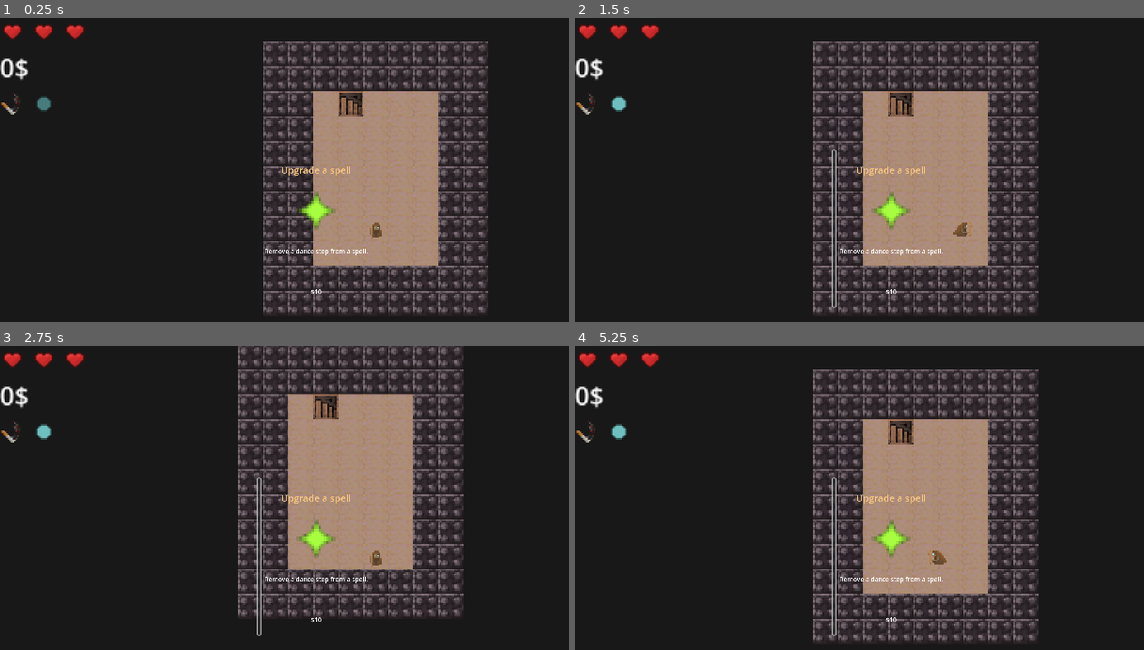
Above: before the commit, frames 1-4 (two rows, left to right).
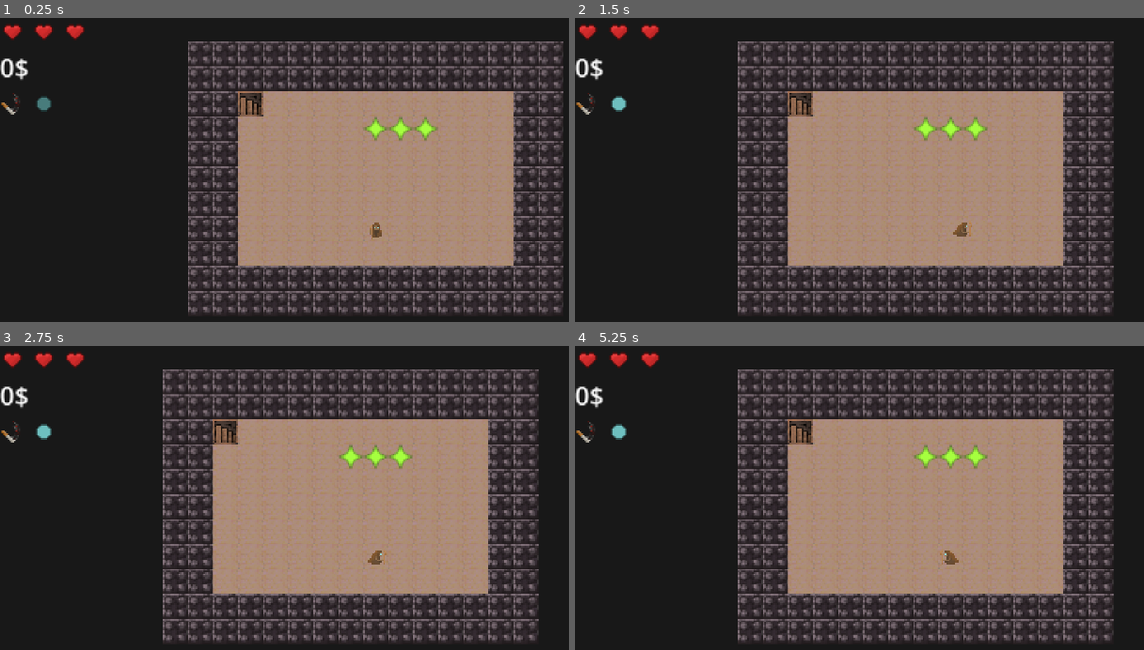
Above: after the commit, the same moments.

Repository: beppep/newDanceMage
Game: Godot game, scene res://main scene.tscn
Same seed, same stepped clock (60 frames per second), same inputs: the game is played once before the commit and once after it.
Inputs (mouse positions are in pixels of both pictures, inside the frame that each line leads up to):
- Up to frame 1 (0.25 s): no input
- Up to frame 2 (1.5 s): click (836, 227) at 0.52 s; tap Enter at 1.25 s; hold Right (move_right) from 1.28 s (still down); tap Space (move_nowhere) at 1.35 s
- Up to frame 3 (2.75 s): tap Space (move_nowhere) at 2, 2.1 s; release Right (move_right) at 2.03 s; hold S (move_down) from 2.03 s (still down)
- Up to frame 4 (5.25 s): tap Enter at 2.75, 4.25 s; release S (move_down) at 2.78 s; hold Right (move_right) 2.78-3.53 s; tap Space (move_nowhere) at 2.85, 3.5, 3.6, 4.35, 5, 5.1 s; hold W (move_up) 3.53-4.28 s; hold A (move_left) from 4.28 s (still down)

The runs differ from the first frame. In frame 1, 28% of the frame differs, in the area x 33-100%, y 7-98%; in frame 2, 28%; in frame 3, 35%, in the area x 28-95%, y 0-98%; in frame 4, 28%.

Commit message:
fix spell timmings a bit and add chess rooks etc

Diff:
--- /dev/null
+++ b/assets/resources/spells/magnet_spell.tres
@@ -0,0 +1,14 @@
+[gd_resource type="Resource" script_class="SpellResource" load_steps=4 format=3 uid="uid://cmchwjumjyrtq"]
+
+[ext_resource type="Texture2D" uid="uid://dgmqn4t5hauf6" path="res://assets/sprites/spells/magnet.png" id="1_veonq"]
+[ext_resource type="Script" uid="uid://bol1wrrtmnshn" path="res://scripts/SpellResource.gd" id="2_85q0r"]
+[ext_resource type="Script" uid="uid://vspekxsmlix0" path="res://scripts/spells/magnet_spell.gd" id="3_veonq"]
+
+[resource]
+script = ExtResource("2_85q0r")
+name = "Magnet"
+image = ExtResource("1_veonq")
+description = "Collect all nearby coins. Works even if the enemy is still alive."
+dance_length = 2
+spell_script = ExtResource("3_veonq")
+metadata/_custom_type_script = "uid://bol1wrrtmnshn"
--- a/main scene.tscn
+++ b/main scene.tscn
@@ -9,6 +9,8 @@
 [ext_resource type="Texture2D" uid="uid://57ta6mjg534o" path="res://assets/sprites/tiles/staircase.png" id="6_j008o"]
 [ext_resource type="PackedScene" uid="uid://cm2di112011s2" path="res://scenes/Player.tscn" id="6_sgb2t"]
 [ext_resource type="Texture2D" uid="uid://b6tbvcewt1oj2" path="res://assets/sprites/tiles/diamond.png" id="7_aovjg"]
+[ext_resource type="Texture2D" uid="uid://bxb3i4d6d082o" path="res://assets/sprites/tiles/white.png" id="7_v7vy4"]
+[ext_resource type="Texture2D" uid="uid://c5ugh0410ghil" path="res://assets/sprites/tiles/black.png" id="8_7bxi3"]
 [ext_resource type="Texture2D" uid="uid://clleiojhorbc1" path="res://assets/sprites/ui/heart.png" id="8_52ei1"]
 [ext_resource type="PackedScene" uid="uid://b1r37xlv72lnf" path="res://main_ui.tscn" id="9_c1o4b"]
 [ext_resource type="Texture2D" uid="uid://u0kthw8kmx5w" path="res://assets/sprites/particles/coin.png" id="9_v7vy4"]
@@ -35,12 +37,22 @@
 texture = ExtResource("6_j008o")
 0:0/0 = 0
 
+[sub_resource type="TileSetAtlasSource" id="TileSetAtlasSource_j008o"]
+texture = ExtResource("7_v7vy4")
+0:0/0 = 0
+
+[sub_resource type="TileSetAtlasSource" id="TileSetAtlasSource_tfagm"]
+texture = ExtResource("8_7bxi3")
+0:0/0 = 0
+
 [sub_resource type="TileSet" id="TileSet_7fvey"]
 sources/0 = SubResource("TileSetAtlasSource_18xev")
 sources/1 = SubResource("TileSetAtlasSource_c1o4b")
 sources/2 = SubResource("TileSetAtlasSource_neqfu")
 sources/3 = SubResource("TileSetAtlasSource_4rud1")
 sources/4 = SubResource("TileSetAtlasSource_xn55d")
+sources/5 = SubResource("TileSetAtlasSource_j008o")
+sources/6 = SubResource("TileSetAtlasSource_tfagm")
 
 [sub_resource type="TileSetAtlasSource" id="TileSetAtlasSource_7bxi3"]
 texture = ExtResource("7_aovjg")
--- a/main_ui.tscn
+++ b/main_ui.tscn
@@ -34,6 +34,7 @@
 grow_vertical = 2
 
 [node name="Shop" type="HBoxContainer" parent="."]
+visible = false
 anchors_preset = 8
 anchor_left = 0.5
 anchor_top = 0.5
--- /dev/null
+++ b/scenes/enemies/rook.tscn
@@ -0,0 +1,21 @@
+[gd_scene load_steps=4 format=3 uid="uid://che0fbmtrapet"]
+
+[ext_resource type="Script" uid="uid://bp2yhuygmmvgp" path="res://scripts/units/rook.gd" id="1_yfuld"]
+[ext_resource type="Texture2D" uid="uid://kpr1re3pwdm0" path="res://assets/sprites/enemies/rook.png" id="2_yfuld"]
+
+[sub_resource type="SpriteFrames" id="SpriteFrames_xauds"]
+animations = [{
+"frames": [{
+"duration": 1.0,
+"texture": ExtResource("2_yfuld")
+}],
+"loop": true,
+"name": &"default",
+"speed": 5.0
+}]
+
+[node name="Rook" type="Node2D"]
+script = ExtResource("1_yfuld")
+
+[node name="AnimatedSprite2D" type="AnimatedSprite2D" parent="."]
+sprite_frames = SubResource("SpriteFrames_xauds")
--- a/scenes/particles/fireball.gd
+++ b/scenes/particles/fireball.gd
@@ -11,7 +11,7 @@
 
 
 var direction := Vector2.RIGHT
-var caster # player or enemy casting the spell
+var caster # player (or enemy!?) casting the spell
 var age = 0
 
 var _tile_pos: Vector2i
--- a/scenes/units/Trader.tscn
+++ b/scenes/units/Trader.tscn
@@ -1,6 +1,6 @@
 [gd_scene load_steps=5 format=3 uid="uid://bxehkube4ivrn"]
 
-[ext_resource type="Script" uid="uid://dl35rf8vdg0w7" path="res://scenes/units/trader.gd" id="1_4t5fr"]
+[ext_resource type="Script" uid="uid://dl35rf8vdg0w7" path="res://scripts/units/trader.gd" id="1_4t5fr"]
 [ext_resource type="Texture2D" uid="uid://c564di1iinqor" path="res://assets/sprites/units/table.png" id="2_4t5fr"]
 [ext_resource type="Texture2D" uid="uid://25bu774w5d4j" path="res://assets/sprites/units/dead_table.png" id="2_l8hlf"]
 
--- a/scripts/main_scene.gd
+++ b/scripts/main_scene.gd
@@ -13,7 +13,7 @@
 
 func _ready() -> void:
 	current_floor = 1
-	$map_generator.generate_map()
+	$map_generator.generate_shop(true)
 	units.start()
 
 func next_floor():
@@ -23,9 +23,12 @@
 		if child != player:
 			child.queue_free()
 	if current_floor % 2 == 1:
-		$map_generator.generate_map()
+		$map_generator.generate_shop()
 	else:
-		$map_generator.generate_shop()
+		if current_floor % 6 == 0:
+			$map_generator.generate_chessboard()
+		else:
+			$map_generator.generate_map()
 	units.start()
 
 func _process(_delta):
--- a/scripts/map_generation.gd
+++ b/scripts/map_generation.gd
@@ -10,31 +10,43 @@
 const SHOPSIZE_X = 5
 const SHOPSIZE_Y = 3
 
+const CHEAT = true
+
+var troll_scene = preload("res://scenes/units/troll.tscn")
+var knight_scene = preload("res://scenes/enemies/Knight.tscn")
+var bishop_scene = preload("res://scenes/enemies/Bishop.tscn")
+var rook_scene = preload("res://scenes/enemies/rook.tscn")
 
 var trader_scene = preload("res://scenes/units/Trader.tscn")
+
 var rock_scene = preload("res://scenes/units/Rock.tscn")
 var crystal_scene = preload("res://scenes/units/Crystal.tscn")
 var egg_scene = preload("res://scenes/units/Egg.tscn")
-var all_enemies = [egg_scene,
-	preload("res://scenes/units/Troll.tscn"),
-	preload("res://scenes/enemies/bishop.tscn"),
+
+var all_enemies = [
+	egg_scene,
+	troll_scene,
+	bishop_scene,
 	preload("res://scenes/enemies/ghost.tscn"),
-	preload("res://scenes/enemies/knight.tscn"),
+	knight_scene,
+	rook_scene
 ]
-
-var tile_ids = {"OBSIDIAN":0, "STONE":1, "SAND":2, "WOOD":3 ,"STAIRS":4, "HEART":1, "COIN":2} # SKETCHY because it has to align with the tileset at all times
-
-func generate_shop():
+var hard_enemies = [
+	preload("res://scenes/units/Worm.tscn"),
+	preload("res://scenes/enemies/mother_ghost.tscn"),
+
+]
+
+var tile_ids = {"OBSIDIAN":0, "STONE":1, "SAND":2, "WOOD":3 ,"STAIRS":4, "WHITE":5, "BLACK":6, "HEART":1, "COIN":2} # SKETCHY because it has to align with the tileset at all times
+
+func generate_shop(first_floor=false):
 	ground_tilemap.clear()
 	floor_tilemap.clear()
 	wall_tilemap.clear()
 
 	world.player.teleport_to(Vector2i(0, 2))
 
-	_paint_area(wall_tilemap, Vector2i(-SHOPSIZE_X-2,-SHOPSIZE_Y-2),Vector2i(-SHOPSIZE_X-1,SHOPSIZE_Y+2), tile_ids["OBSIDIAN"]) # left wall
-	_paint_area(wall_tilemap, Vector2i(-SHOPSIZE_X-2,-SHOPSIZE_Y-2),Vector2i(SHOPSIZE_X+2,-SHOPSIZE_Y-1), tile_ids["OBSIDIAN"]) # up wall
-	_paint_area(wall_tilemap, Vector2i(SHOPSIZE_X+1,-SHOPSIZE_Y-2),Vector2i(SHOPSIZE_X+2,SHOPSIZE_Y+2), tile_ids["OBSIDIAN"]) # right wall
-	_paint_area(wall_tilemap, Vector2i(-SHOPSIZE_X-2,SHOPSIZE_Y+1),Vector2i(SHOPSIZE_X+2,SHOPSIZE_Y+2), tile_ids["OBSIDIAN"]) # down wall
+	_create_borders(-SHOPSIZE_X, SHOPSIZE_X, -SHOPSIZE_Y, SHOPSIZE_Y)
 
 	_paint_area(ground_tilemap, Vector2i(-SHOPSIZE_X,-SHOPSIZE_Y),Vector2i(SHOPSIZE_X,SHOPSIZE_Y), tile_ids["SAND"]) # sand
 
@@ -42,9 +54,43 @@
 	var random_pos = Vector2i(-SHOPSIZE_X, -SHOPSIZE_Y)
 	ground_tilemap.set_cell(random_pos, tile_ids["STAIRS"] , Vector2i(0, 0))
 
-	_create_unit_at(Vector2i(0, -2), crystal_scene)
-
-	_create_unit_at(Vector2i(3, -3), trader_scene)
+	if not first_floor:
+		_create_unit_at(Vector2i(0, -2), crystal_scene)
+
+		_create_unit_at(Vector2i(3, -3), trader_scene)
+
+	if first_floor and CHEAT:
+		_create_unit_at(Vector2i(1, -2), crystal_scene)
+		_create_unit_at(Vector2i(2, -2), crystal_scene)
+		_create_unit_at(Vector2i(0, -2), crystal_scene)
+
+func generate_chessboard():
+	ground_tilemap.clear()
+	floor_tilemap.clear()
+	wall_tilemap.clear()
+
+	world.player.teleport_to(Vector2i(4, 7))
+
+
+	_create_borders(0, 7, 0, 7)
+	_paint_area(ground_tilemap, Vector2i(0,0),Vector2i(7,7), tile_ids["WHITE"]) # sand
+	for x in range(8):
+		for y in range(8):
+			if (x+y)%2 == 1:
+				ground_tilemap.set_cell(Vector2i(x,y), tile_ids["BLACK"], Vector2i(0,0))
+
+	_create_unit_at(Vector2i(0,0), rook_scene)
+	_create_unit_at(Vector2i(1,0), knight_scene)
+	_create_unit_at(Vector2i(2,0), bishop_scene)
+	_create_unit_at(Vector2i(3,0), rook_scene)
+	_create_unit_at(Vector2i(5,0), bishop_scene)
+	_create_unit_at(Vector2i(6,0), knight_scene)
+	_create_unit_at(Vector2i(7,0), rook_scene)
+	for x in range(8):
+		_create_unit_at(Vector2i(x,1), troll_scene)
+
+	ground_tilemap.set_cell(Vector2i(4,0), tile_ids["STAIRS"] , Vector2i(0, 0))
+
 
 
 func generate_map():
@@ -52,15 +98,13 @@
 	floor_tilemap.clear()
 	wall_tilemap.clear()
 
-	world.player.teleport_to(Vector2i(0, 2))
+	var PLAYER_SPAWN = Vector2i(0,2)
+	world.player.teleport_to(PLAYER_SPAWN)
 
 	var MAPSIZE_X = 1 + world.current_floor
 	var MAPSIZE_Y = 2 + world.current_floor
 
-	_paint_area(wall_tilemap, Vector2i(-MAPSIZE_X-2,-MAPSIZE_Y-2),Vector2i(-MAPSIZE_X-1,MAPSIZE_Y+2), tile_ids["OBSIDIAN"]) # left wall
-	_paint_area(wall_tilemap, Vector2i(-MAPSIZE_X-2,-MAPSIZE_Y-2),Vector2i(MAPSIZE_X+2,-MAPSIZE_Y-1), tile_ids["OBSIDIAN"]) # up wall
-	_paint_area(wall_tilemap, Vector2i(MAPSIZE_X+1,-MAPSIZE_Y-2),Vector2i(MAPSIZE_X+2,MAPSIZE_Y+2), tile_ids["OBSIDIAN"]) # right wall
-	_paint_area(wall_tilemap, Vector2i(-MAPSIZE_X-2,MAPSIZE_Y+1),Vector2i(MAPSIZE_X+2,MAPSIZE_Y+2), tile_ids["OBSIDIAN"]) # down wall
+	_create_borders(-MAPSIZE_X, MAPSIZE_X, -MAPSIZE_Y, MAPSIZE_Y)
 
 	_paint_area(ground_tilemap, Vector2i(-MAPSIZE_X,-MAPSIZE_Y),Vector2i(MAPSIZE_X,MAPSIZE_Y), tile_ids["SAND"]) # sand
 
@@ -87,19 +131,20 @@
 
 	# ROCKS
 	var random_pos
-	for i in range(MAPSIZE_X^2):
+	for i in range(MAPSIZE_X**2):
 		random_pos = Vector2i(randi_range(-MAPSIZE_X, MAPSIZE_X), randi_range(-MAPSIZE_Y, MAPSIZE_Y))
-		if random_pos.length() > 3:
+		if (random_pos-PLAYER_SPAWN).length() > 1:
 			if randf()<0.9:
 				_create_unit_at(random_pos, rock_scene)
 			else:
 				floor_tilemap.set_cell(random_pos, tile_ids["COIN"], Vector2i(0, 0))
 
 	# ENEMIES
-	for i in range(MAPSIZE_X^2):
+	for i in range(MAPSIZE_X**2):
 		random_pos = Vector2i(randi_range(-MAPSIZE_X, MAPSIZE_X), randi_range(-MAPSIZE_Y, MAPSIZE_Y))
-		if random_pos.length() > 3:
-			_create_unit_at(random_pos, all_enemies.pick_random())
+		if (random_pos-PLAYER_SPAWN).length() > 1:
+			var enemy_pool = all_enemies + hard_enemies if world.current_floor>4 else all_enemies
+			_create_unit_at(random_pos, enemy_pool.pick_random())
 
 	# EGGS
 	if MAPSIZE_X>6:
@@ -109,10 +154,18 @@
 			if random_pos.length() > 3:
 				_create_unit_at(random_pos, egg_scene)
 
-	random_pos = Vector2i(randi_range(-MAPSIZE_X, MAPSIZE_X), randi_range(-MAPSIZE_Y, MAPSIZE_Y))
-	while not world.is_empty(random_pos) or Vector2(random_pos).length()<MAPSIZE_Y*0.5:
-		random_pos = Vector2i(randi_range(-MAPSIZE_X, MAPSIZE_X), randi_range(-MAPSIZE_Y, MAPSIZE_Y))
+	# STAIRS
+	random_pos = Vector2i(randi_range(-MAPSIZE_X, MAPSIZE_X), randi_range(-MAPSIZE_Y, 0))
+	while not world.is_empty(random_pos) or Vector2(random_pos - world.player.location).length()<MAPSIZE_Y*0.7:
+		random_pos = Vector2i(randi_range(-MAPSIZE_X, MAPSIZE_X), randi_range(-MAPSIZE_Y, 0))
 	ground_tilemap.set_cell(random_pos, tile_ids["STAIRS"] , Vector2i(0, 0))
+
+func _create_borders(start_x, end_x, start_y, end_y):
+	_paint_area(wall_tilemap, Vector2i(start_x-2,start_y-2),Vector2i(start_x-1,end_y+2), tile_ids["OBSIDIAN"]) # left wall
+	_paint_area(wall_tilemap, Vector2i(start_x-2,start_y-2),Vector2i(end_x+2,start_y-1), tile_ids["OBSIDIAN"]) # up wall
+	_paint_area(wall_tilemap, Vector2i(end_x+1,start_y-2),Vector2i(end_x+2,end_y+2), tile_ids["OBSIDIAN"]) # right wall
+	_paint_area(wall_tilemap, Vector2i(start_x-2,end_y+1),Vector2i(end_x+2,end_y+2), tile_ids["OBSIDIAN"]) # down wall
+
 
 func _paint_area(tilemap_layer: TileMapLayer, from_location: Vector2i, to_location: Vector2i, tile_id: int) -> void:
 	var min_vec = Vector2(min(from_location.x, to_location.x), min(from_location.y, to_location.y))
--- a/scripts/player.gd
+++ b/scripts/player.gd
@@ -12,6 +12,7 @@
 	preload("res://assets/resources/spells/lightning_storm_spell.tres"),
 	preload("res://assets/resources/spells/freeze_spell.tres"),
 	preload("res://assets/resources/spells/dash_spell.tres"),
+	preload("res://assets/resources/spells/magnet_spell.tres"),
 ]
 
 var buffered_input = null
@@ -29,6 +30,9 @@
 	if world.floor_tilemap.get_cell_source_id(location)==2:
 		world.floor_tilemap.set_cell(location, -1, Vector2i(0, 0))
 		coins += 1
+	if world.floor_tilemap.get_cell_source_id(location)==1:
+		world.floor_tilemap.set_cell(location, -1, Vector2i(0, 0))
+		health += 1
 	if world.ground_tilemap.get_cell_source_id(location)==4:
 		#location = Vector2i.ZERO
 		world.next_floor()
@@ -79,7 +83,7 @@
 		var recipe = recipe_book[current_spell_nr]
 		world.get_node("MainUI")._on_spells_changed()
 		if check_recipe_alignment(recipe) == recipe.size():
-			cast_spell(spell_book[current_spell_nr])
+			await cast_spell(spell_book[current_spell_nr])
 		current_spell_nr += 1
 
 func check_recipe_alignment(recipe):
@@ -91,10 +95,13 @@
 
 func cast_spell(spell_resource: SpellResource):
 	print("Casting ", spell_resource.name)
+	var spell
 	if spell_resource.spell_script:
-		var spell = spell_resource.spell_script.new()  # instantiate makes a node2D?
+		spell = spell_resource.spell_script.new()  # instantiate makes a node2D?
 		add_child(spell)
 		spell.cast(self)
+	while spell in get_children():
+		await get_tree().process_frame
 
 func get_facing() -> Vector2i:
 	for i in range(move_history.size() - 1, -1, -1):
--- a/scripts/spell.gd
+++ b/scripts/spell.gd
@@ -3,18 +3,26 @@
 
 var resource: SpellResource
 var recipe: Array[Vector2i]
+var life_time : int = 999
 
-@onready var world = get_tree().current_scene
+@onready var world : World = get_tree().current_scene
 
 
 func _ready() -> void:
-	child_exiting_tree.connect(_on_child_exit)
+	pass
+#	child_exiting_tree.connect(_on_child_exit)
 
-func _on_child_exit(_node: Node) -> void:
-	# Automatically free spell when all children are gone
-	if get_child_count() == 0:
-		queue_free()
+#func _on_child_exit(_node: Node) -> void:
+#	# Automatically free spell when all children are gone
+#	if get_child_count() == 0:
+#		queue_free()
 
 func cast(_caster: Unit): # could use ready for this instead?
 	print("cast() is not implemented for ", name)
 	pass
+
+
+func _physics_process(_delta): # called at 60 fps
+	life_time -= 1
+	if life_time <=0:
+		queue_free()
--- a/scripts/spells/bomb_spell.gd
+++ b/scripts/spells/bomb_spell.gd
@@ -1,6 +1,10 @@
 extends Spell
 
 @export var bomb_scene: PackedScene = preload("res://scenes/units/Bomb.tscn")
+
+func _ready():
+	super()
+	life_time = 8
 
 func cast(caster: Unit):
 	var target_cell = caster.location + caster.get_facing()
@@ -12,5 +16,3 @@
 		world.units.add_child(bomb)
 		bomb.position = caster.position
 		bomb.location = target_cell
-
-	queue_free()
--- a/scripts/spells/dash_spell.gd
+++ b/scripts/spells/dash_spell.gd
@@ -1,4 +1,9 @@
 extends Spell
+
+
+func _ready():
+	super()
+	life_time = 8
 
 
 func cast(caster: Unit):
@@ -10,5 +15,3 @@
 		new_location += direction
 	caster.location = new_location
 	world.deal_damage_at(new_location + direction)
-
-	queue_free()
--- a/scripts/spells/explode_spell.gd
+++ b/scripts/spells/explode_spell.gd
@@ -1,10 +1,11 @@
 extends Spell
 
+func _ready():
+	super()
+	life_time = 8
 
 func cast(caster: Unit):
 	for offset in [Vector2i.UP, Vector2i.RIGHT, Vector2i.DOWN, Vector2i.LEFT, Vector2i(1,1), Vector2i(1,-1), Vector2i(-1,1), Vector2i(-1,-1)]:
 		world.deal_damage_at(caster.location + offset)
 
-	var p = Particles.new()
-	add_child(p)
-	p.make_particle_cloud_at(World.loc_to_pos(caster.location), "fire")
+	world.particles.make_cloud(caster.location, "fire")
--- a/scripts/spells/fireball_spell.gd
+++ b/scripts/spells/fireball_spell.gd
@@ -1,6 +1,7 @@
 extends Spell
 
 @export var fireball_scene: PackedScene = preload("res://scenes/particles/Fireball.tscn")
+
 
 func cast(_caster: Unit):
 	for direction in [Vector2.UP, Vector2.RIGHT, Vector2.DOWN, Vector2.LEFT]:
@@ -10,3 +11,8 @@
 		fireball.direction = direction.normalized()
 
 		add_child(fireball)
+
+
+func _physics_process(_delta): # dies when children die
+	if get_child_count() == 0:
+		queue_free()
--- a/scripts/spells/freeze_spell.gd
+++ b/scripts/spells/freeze_spell.gd
@@ -1,5 +1,9 @@
 extends Spell
 
+
+func _ready():
+	super()
+	life_time = 8
 
 func cast(caster: Unit):
 	for x in [-2,-1,0,1,2]:
--- a/scripts/spells/lightning_storm_spell.gd
+++ b/scripts/spells/lightning_storm_spell.gd
@@ -2,12 +2,14 @@
 
 @export var lightning_scene: PackedScene = preload("res://scenes/particles/Lightning.tscn")
 
-var remaining_lightnings
-var RADIUS = 3
+var remaining_lightnings = 3
+const RADIUS = 3
+const TIME_BETWEEN_STRIKES = 8
+
 var time_until_next_strike = 0
 
 func cast(caster: Unit): # equivalent to ready?
-	remaining_lightnings = 10
+	remaining_lightnings -= 1
 	_random_lightning_strike(caster)
 
 func _physics_process(_delta: float) -> void:
@@ -15,19 +17,33 @@
 		if remaining_lightnings:
 			remaining_lightnings -= 1
 			_random_lightning_strike(world.player) # caster should be remembrered?
+		else:
+			queue_free()
 	else:
 		time_until_next_strike -= 1
 
 
 func _random_lightning_strike(caster):
-	var offset := Vector2i.ZERO
-	while offset == Vector2i.ZERO:
-		offset = Vector2i(randi_range(-RADIUS,RADIUS),randi_range(-RADIUS,RADIUS))
+	var targets = world.units.get_units()
+	targets.erase(caster)
 
-	world.deal_damage_at(caster.location + offset)
+	if targets:
+		var target = targets.pick_random()
+		var closest_distance = INF
 
-	var lightning = lightning_scene.instantiate()
-	lightning.global_position = world.TILE_SIZE * Vector2(offset)
-	add_child(lightning)
+		# CODE FOR FINDING CLOSEST ENEMY AND SNIPE IT
+		for unit in targets:
+			var distance = Vector2(unit.location - caster.location).length()
+			if distance < closest_distance and distance < RADIUS:
+				closest_distance = distance
+				target = unit
 
-	time_until_next_strike = 1
+		world.deal_damage_at(target.location)
+
+		var lightning = lightning_scene.instantiate()
+		add_child(lightning)
+		lightning.global_position = target.global_position
+
+		time_until_next_strike = TIME_BETWEEN_STRIKES
+	else:
+		queue_free()
--- /dev/null
+++ b/scripts/spells/magnet_spell.gd
@@ -0,0 +1,21 @@
+extends Spell
+
+@export var fireball_scene: PackedScene = preload("res://scenes/particles/Fireball.tscn")
+@onready var wall_tileset := $"/root/World/TileMapLayerWalls"
+
+
+var anim_timer = 8
+var RANGE = 5
+
+func cast(caster: Unit):
+	for x in range(-RANGE,RANGE):
+		for y in range(-RANGE,RANGE):
+			var location = caster.location + Vector2i(x,y)
+			if world.floor_tilemap.get_cell_source_id(location)==2:
+				world.floor_tilemap.set_cell(location, -1, Vector2i(0, 0))
+				caster.coins += 1
+
+func _physics_process(_delta): # called at 60 fps
+	anim_timer -= 1
+	if anim_timer <=0:
+		queue_free()
--- a/scripts/unit.gd
+++ b/scripts/unit.gd
@@ -49,6 +49,7 @@
 	frozen_indicator.position = world.TILE_SIZE * (Vector2(fatness) - Vector2(1,1))*0.5
 
 func process_turn_unless_frozen():
+	print(self, "frozen: ",frozen)
 	if frozen>0:
 		frozen -= 1
 	else:
@@ -93,4 +94,3 @@
 	print(name, " died a horrible death.")
 	queue_free()
 	world.particles.make_cloud(location, "smoke")
-	world.floor_tilemap.set_cell(location, 2, Vector2i(0,0))
--- a/scripts/units.gd
+++ b/scripts/units.gd
@@ -19,13 +19,16 @@
 		await get_tree().create_timer(1.0 / 165.0).timeout
 
 func process_turn():
+	await world.player.process_turn_unless_frozen()
+
 	var moves_first: Array[Unit] = []
 	var moves_second: Array[Unit] = []
 	for unit in get_units():
-		if unit is Player or (unit is Enemy and not unit.attack_offsets.is_empty()):
+		if (unit is Enemy and unit.attack_offsets.is_empty()):
+			moves_second.append(unit)
+		elif not unit is Player:
 			moves_first.append(unit)
-		else:
-			moves_second.append(unit)
+	moves_first.erase(world.player)
 	await process_units(moves_first)
 	await process_units(moves_second)
 
--- a/scripts/units/egg.gd
+++ b/scripts/units/egg.gd
@@ -1,4 +1,5 @@
 extends Unit
+class_name Egg
 
 
 @export var jellyfish_scene: PackedScene = preload("res://scenes/enemies/ghost.tscn")
--- a/scripts/units/enemy.gd
+++ b/scripts/units/enemy.gd
@@ -41,6 +41,9 @@
 @abstract func get_possible_targets() -> Array[Vector2i]
 @abstract func do_move()
 
+func should_attack(target) -> bool:
+	return target is Player
+
 func get_attack_offsets(offset: Vector2i) -> Array[Vector2i]:
 	return [offset]
 
@@ -48,7 +51,7 @@
 	pass
 
 func _draw():
-	print("frozen ",frozen)
+	#print("frozen ",frozen)
 	if frozen:
 		return
 	for target in attack_offsets:
@@ -85,15 +88,18 @@
 	var unit = get_unit_in_direction(offset, length)
 
 	if unit:
-		location = unit.location
-		# Play hitting particle animation
-		var p = Particles.new()
-		add_child(p)
-		p.make_particle_cloud_at(World.loc_to_pos(location), "smoke")
-		# Move back one step if unit will still be alive after attack
-		if unit.health > attack_power:
-			location -= offset
-		unit.take_damage(attack_power)
+		if should_attack(unit):
+			location = unit.location
+			# Play hitting particle animation
+			var p = Particles.new()
+			add_child(p)
+			p.make_particle_cloud_at(World.loc_to_pos(location), "smoke")
+			# Move back one step if unit will still be alive after attack
+			if unit.health > attack_power:
+				location -= offset
+			unit.take_damage(attack_power)
+		else:
+			move_in_direction(offset, length)
 	else:
 		move_in_direction(offset, length)
 
@@ -101,7 +107,8 @@
 	print(name, " attacks.")
 	var targets = attack_offsets.map(func (offset): return location + offset)
 	for target in targets:
-		world.deal_damage_at(target, attack_power)
+		if should_attack(world.units.get_unit_at(target)):
+			world.deal_damage_at(target, attack_power)
 	perform_attack_effects()
 	attack_offsets = []
 
@@ -126,3 +133,12 @@
 
 	if not attack_offsets:
 		do_move()
+
+
+
+func die():
+	super()
+	if randf() < 0.9:
+		world.floor_tilemap.set_cell(location, 2, Vector2i(0,0))
+	else:
+		world.floor_tilemap.set_cell(location, 1, Vector2i(0,0))
--- a/scripts/units/ghost.gd
+++ b/scripts/units/ghost.gd
@@ -1,4 +1,9 @@
 extends Enemy
+
+
+func should_attack(target):
+	return target is Player or target is Egg
+
 
 func do_move():
 	var offset = ALL_DIRECTIONS.pick_random()
--- /dev/null
+++ b/scripts/units/rook.gd
@@ -0,0 +1,24 @@
+extends Enemy
+
+func _ready() -> void:
+	super()
+	attack_range = 7
+	speed = 500.0
+
+func do_move():
+	var offset = CARDINAL_DIRECTIONS.pick_random()
+	if not world.is_empty(location + offset):
+		offset = DIAGONAL_DIRECTIONS.pick_random() # 2 tries
+	move_in_direction(offset)
+
+func get_possible_targets() -> Array[Vector2i]:
+	return target_with_directions(CARDINAL_DIRECTIONS)
+
+func get_attack_offsets(offset: Vector2i) -> Array[Vector2i]:
+	var direction: Vector2i = offset / abs(offset.x+offset.y)
+	return target_with_directions([direction])
+
+func perform_attack():
+	var offset = attack_offsets.front()
+	var direction: Vector2i = offset / abs(offset.x+offset.y)
+	perform_moving_attack(direction, attack_range)
--- a/scripts/units/troll.gd
+++ b/scripts/units/troll.gd
@@ -1,4 +1,8 @@
 extends Enemy
+
+
+func should_attack(target) -> bool:
+	return true
 
 func do_move():
 	var offset = CARDINAL_DIRECTIONS.pick_random()
Binary file added: assets/sprites/enemies/rook.png
Binary file changed: assets/sprites/particles/attack_indicator.png
Binary file added: assets/sprites/spells/magnet.png
Binary file added: assets/sprites/ui/shield.png
Not shown: 1 places in main scene.tscn that only renumber resources
Not shown, added: scripts/spells/magnet_spell.gd.uid
Not shown, added: scripts/units/rook.gd.uid
Renamed: scenes/units/trader.gd -> scripts/units/trader.gd
Renamed: scenes/units/trader.gd.uid -> scripts/units/trader.gd.uid
